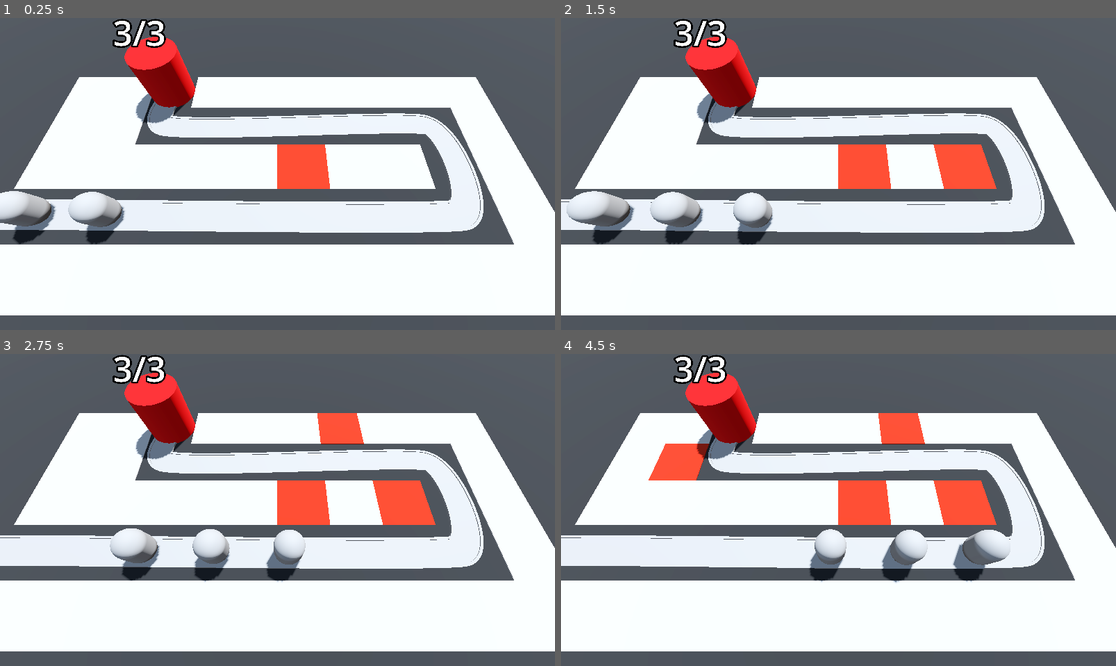
Above: before the commit, frames 1-4 (two rows, left to right).
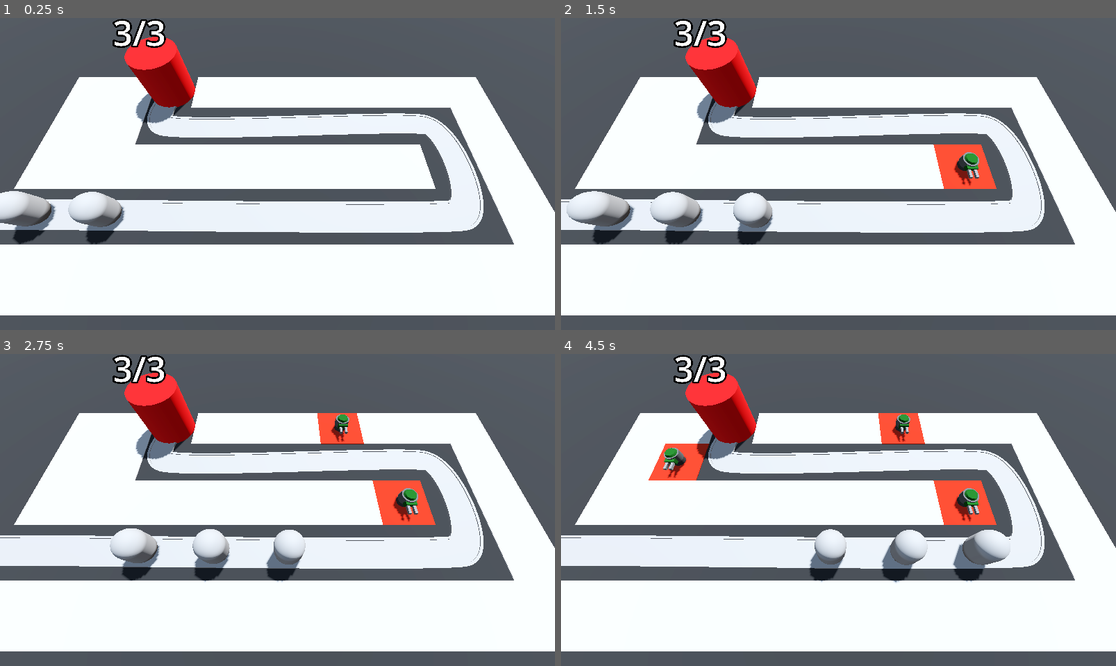
Above: after the commit, the same moments.

Repository: MateuszKosowski/Barbarian-Tower-Defense
Game: Godot game, scene res://Scenes/BaseLvl.tscn
Two runs of this game, one before a commit and one after it. Both use one fixed random seed, a clock stepped at 60 frames per second and the inputs below.
Inputs (mouse positions are in pixels of both pictures, inside the frame that each line leads up to):
- Up to frame 1 (0.25 s): no input
- Up to frame 2 (1.5 s): move the mouse to (960, 158) at 0.52 s; press the mouse at (960, 158) at 0.53 s; move the mouse to (727, 189) at 1.27 s; release the mouse at (727, 189) at 1.28 s; click (727, 189) at 1.35 s
- Up to frame 3 (2.75 s): move the mouse to (333, 441) at 2.02 s; press the mouse at (333, 441) at 2.03 s
- Up to frame 4 (4.5 s): move the mouse to (810, 572) at 2.77 s; release the mouse at (810, 572) at 2.78 s; click (810, 572) at 2.85 s; move the mouse to (1005, 556) at 3.52 s; press the mouse at (1005, 556) at 3.53 s; move the mouse to (672, 463) at 4.27 s; release the mouse at (672, 463) at 4.28 s; click (672, 463) at 4.35 s

The runs differ from the first frame. In frame 1, 1.3% of the frame differs, in the area x 49-60%, y 40-55%; in frame 2, 1.6%; in frame 3, 1.8%; in frame 4, 2.1%, in the area x 18-76%, y 19-55%.

Commit message:
Add turret

Diff:
--- a/Scenes/BaseLvl.tscn
+++ b/Scenes/BaseLvl.tscn
@@ -1,9 +1,11 @@
-[gd_scene load_steps=10 format=3 uid="uid://c2rwh2jkn8pn1"]
+[gd_scene load_steps=12 format=3 uid="uid://c2rwh2jkn8pn1"]
 
 [ext_resource type="PackedScene" uid="uid://coemyyu7kfwjo" path="res://Scenes/RayPickerCamera/ray_pick_camera.tscn" id="1_nda0l"]
 [ext_resource type="MeshLibrary" uid="uid://w1r1yu7eorj8" path="res://MeshLibraries/SpaceLib.tres" id="1_q5k2q"]
 [ext_resource type="PackedScene" uid="uid://b5f4u1bvar021" path="res://Scenes/Enemy/Enemy.tscn" id="2_seqym"]
 [ext_resource type="PackedScene" uid="uid://coayh1fw170fb" path="res://Scenes/Base/base.tscn" id="3_gnxop"]
+[ext_resource type="Script" path="res://Scenes/TurretManager.gd" id="5_tmalv"]
+[ext_resource type="PackedScene" uid="uid://3t68klkrfmgb" path="res://Scenes/Turret/turret.tscn" id="6_wbrk8"]
 
 [sub_resource type="ProceduralSkyMaterial" id="ProceduralSkyMaterial_xbfr8"]
 sky_horizon_color = Color(0.64625, 0.65575, 0.67075, 1)
@@ -42,8 +44,9 @@
 size = Vector3(100, 2, 100)
 material = SubResource("StandardMaterial3D_hrl7y")
 
-[node name="RayPickCamera" parent="." node_paths=PackedStringArray("gridmap") instance=ExtResource("1_nda0l")]
+[node name="RayPickCamera" parent="." node_paths=PackedStringArray("gridmap", "turret_manager") instance=ExtResource("1_nda0l")]
 gridmap = NodePath("../GridMap")
+turret_manager = NodePath("../TurretManager")
 
 [node name="GridMap" type="GridMap" parent="."]
 mesh_library = ExtResource("1_q5k2q")
@@ -109,3 +112,7 @@
 transform = Transform3D(0.149712, 0, -0.98871, 0, 1, 0, 0.98871, 0, 0.149712, -23, 0, 6)
 
 [node name="Base" parent="." instance=ExtResource("3_gnxop")]
+
+[node name="TurretManager" type="Node3D" parent="."]
+script = ExtResource("5_tmalv")
+turret = ExtResource("6_wbrk8")
--- a/Scenes/RayPickerCamera/ray_pick_camera.gd
+++ b/Scenes/RayPickerCamera/ray_pick_camera.gd
@@ -2,6 +2,7 @@
 
 # Export this variable to get access by the inspector
 @export var gridmap: GridMap
+@export var turret_manager: Node3D
 
 @onready var ray_cast_3d: RayCast3D = $RayCast3D
 
@@ -11,9 +12,15 @@
 	ray_cast_3d.force_raycast_update()
 
 	if ray_cast_3d.is_colliding():
+		Input.set_default_cursor_shape(Input.CURSOR_POINTING_HAND)
 		var collider = ray_cast_3d.get_collider()
 		if collider is GridMap:
-			var collision_point = ray_cast_3d.get_collision_point()
-			var cell = gridmap.local_to_map(collision_point)
-			if gridmap.get_cell_item(cell) == 0:
-				gridmap.set_cell_item(cell, 1)
+			if Input.is_action_pressed("click"):
+				var collision_point = ray_cast_3d.get_collision_point()
+				var cell = gridmap.local_to_map(collision_point)
+				if gridmap.get_cell_item(cell) == 0:
+					gridmap.set_cell_item(cell, 1)
+					var tile_pos = gridmap.map_to_local(cell)
+					turret_manager.build_turret(tile_pos)
+	else:
+		Input.set_default_cursor_shape(Input.CURSOR_ARROW)
--- /dev/null
+++ b/Scenes/Turret/turret.tscn
@@ -0,0 +1,65 @@
+[gd_scene load_steps=11 format=3 uid="uid://3t68klkrfmgb"]
+
+[sub_resource type="StandardMaterial3D" id="StandardMaterial3D_bl0rm"]
+albedo_color = Color(0.194349, 0.194349, 0.194349, 1)
+
+[sub_resource type="CylinderMesh" id="CylinderMesh_1oq7k"]
+material = SubResource("StandardMaterial3D_bl0rm")
+height = 1.0
+
+[sub_resource type="StandardMaterial3D" id="StandardMaterial3D_njeqy"]
+albedo_color = Color(0.306923, 0.306923, 0.306923, 1)
+
+[sub_resource type="CylinderMesh" id="CylinderMesh_1fex7"]
+material = SubResource("StandardMaterial3D_njeqy")
+top_radius = 0.6
+bottom_radius = 0.6
+height = 0.6
+
+[sub_resource type="StandardMaterial3D" id="StandardMaterial3D_wqqwx"]
+albedo_color = Color(0, 0.286312, 0, 1)
+
+[sub_resource type="BoxMesh" id="BoxMesh_te6yq"]
+material = SubResource("StandardMaterial3D_wqqwx")
+size = Vector3(0.8, 0.4, 0.4)
+
+[sub_resource type="StandardMaterial3D" id="StandardMaterial3D_fwys3"]
+albedo_color = Color(0.43134, 0.43134, 0.43134, 1)
+
+[sub_resource type="BoxMesh" id="BoxMesh_2wd63"]
+material = SubResource("StandardMaterial3D_fwys3")
+size = Vector3(0.2, 0.2, 1)
+
+[sub_resource type="StandardMaterial3D" id="StandardMaterial3D_juwoh"]
+albedo_color = Color(0, 0.286312, 0, 1)
+
+[sub_resource type="CylinderMesh" id="CylinderMesh_6tkr0"]
+material = SubResource("StandardMaterial3D_juwoh")
+top_radius = 0.4
+height = 0.2
+
+[node name="Turret" type="Node3D"]
+
+[node name="TurretBase" type="MeshInstance3D" parent="."]
+transform = Transform3D(1, 0, 0, 0, 1, 0, 0, 0, 1, 0, 0.5, 0)
+mesh = SubResource("CylinderMesh_1oq7k")
+
+[node name="TurretTop" type="MeshInstance3D" parent="TurretBase"]
+transform = Transform3D(1, 0, 0, 0, 1, 0, 0, 0, 1, 0, 0.3, 0)
+mesh = SubResource("CylinderMesh_1fex7")
+
+[node name="Visor" type="MeshInstance3D" parent="TurretBase/TurretTop"]
+transform = Transform3D(1, 0, 0, 0, 1, 0, 0, 0, 1, 0, 0, 0.579593)
+mesh = SubResource("BoxMesh_te6yq")
+
+[node name="Barrel" type="MeshInstance3D" parent="TurretBase/TurretTop/Visor"]
+transform = Transform3D(1, 0, 0, 0, 1, 0, 0, 0, 1, -0.223893, 0, 0.355703)
+mesh = SubResource("BoxMesh_2wd63")
+
+[node name="Barrel2" type="MeshInstance3D" parent="TurretBase/TurretTop/Visor"]
+transform = Transform3D(1, 0, 0, 0, 1, 0, 0, 0, 1, 0.229804, 0, 0.355703)
+mesh = SubResource("BoxMesh_2wd63")
+
+[node name="TopArmor" type="MeshInstance3D" parent="TurretBase/TurretTop"]
+transform = Transform3D(1, 0, 0, 0, 1, 0, 0, 0, 1, 0, 0.352285, 0)
+mesh = SubResource("CylinderMesh_6tkr0")
--- /dev/null
+++ b/Scenes/TurretManager.gd
@@ -0,0 +1,8 @@
+extends Node3D
+
+@export var turret: PackedScene
+
+func build_turret(turret_pos: Vector3) -> void:
+	var new_turret = turret.instantiate()
+	$".".add_child(new_turret)
+	new_turret.global_position = turret_pos
--- a/project.godot
+++ b/project.godot
@@ -14,3 +14,11 @@
 run/main_scene="res://Scenes/BaseLvl.tscn"
 config/features=PackedStringArray("4.2", "Forward Plus")
 config/icon="res://icon.svg"
+
+[input]
+
+click={
+"deadzone": 0.5,
+"events": [Object(InputEventMouseButton,"resource_local_to_scene":false,"resource_name":"","device":-1,"window_id":0,"alt_pressed":false,"shift_pressed":false,"ctrl_pressed":false,"meta_pressed":false,"button_mask":1,"position":Vector2(102, 23),"global_position":Vector2(106, 64),"factor":1.0,"button_index":1,"canceled":false,"pressed":true,"double_click":false,"script":null)
+]
+}
Not shown: 4 places in MeshLibraries/SpaceLib.tres that only renumber resources
